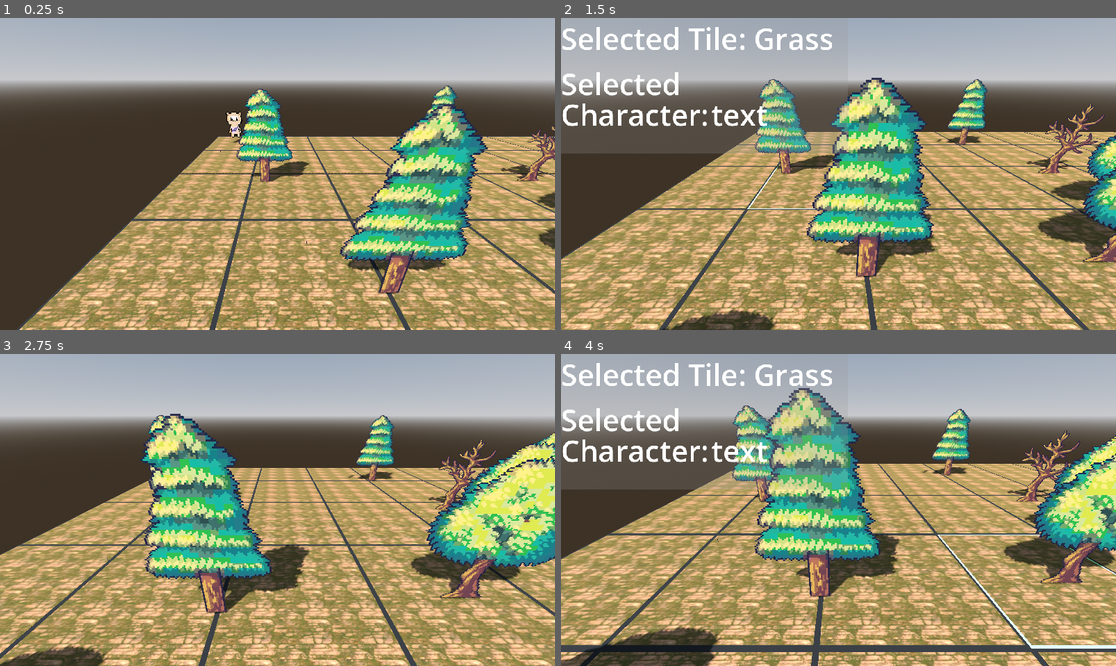
Above: before the commit, frames 1-4 (two rows, left to right).
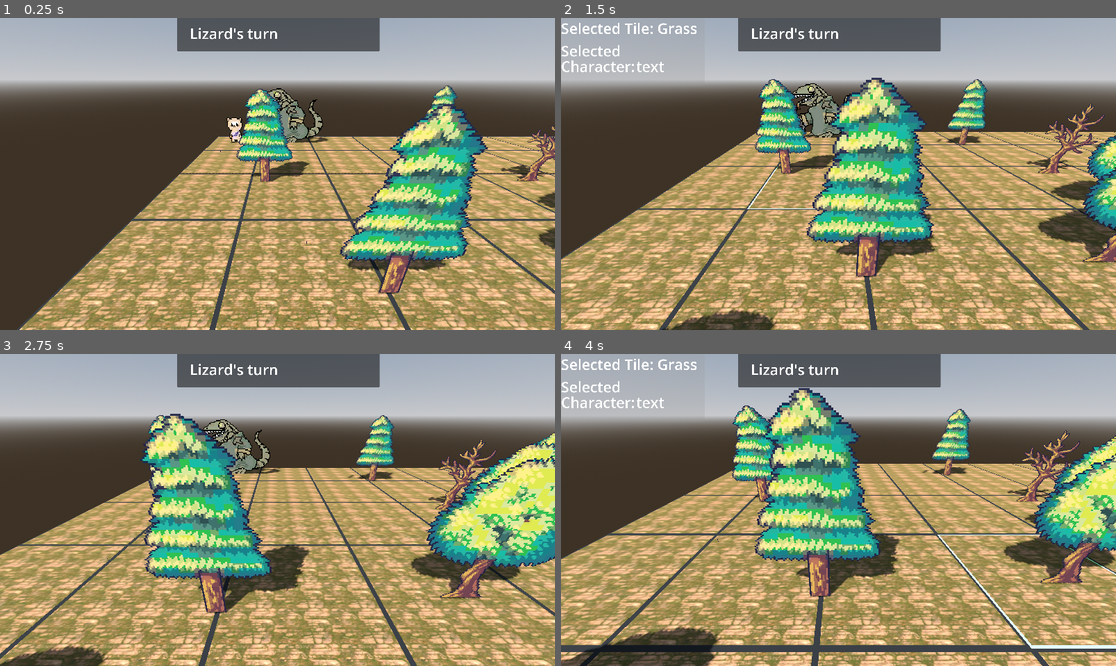
Above: after the commit, the same moments.

Repository: Nashi1337/GameStudio2024
Game: Godot game, scene res://Scenes/battle_map.tscn
Two runs of this game, one before a commit and one after it. Both use one fixed random seed, a clock stepped at 60 frames per second and the inputs below.
Inputs (mouse positions are in pixels of both pictures, inside the frame that each line leads up to):
- Up to frame 1 (0.25 s): no input
- Up to frame 2 (1.5 s): tap Enter at 0.5 s; move the mouse to (960, 158) at 0.52 s; hold D 0.53-1.25 s; tap Q at 0.6 s; click (960, 158) at 0.67 s; drag from (727, 189) to (810, 236) at 1.27 s
- Up to frame 3 (2.75 s): tap Space at 2 s; move the mouse to (333, 441) at 2.02 s; hold D from 2.03 s (still down); tap Shift at 2.1 s; click (333, 441) at 2.17 s
- Up to frame 4 (4 s): release D at 2.75 s; drag from (810, 572) to (672, 463) at 2.77 s; tap Enter at 3.5 s; move the mouse to (1005, 556) at 3.52 s; hold A from 3.53 s (still down); tap Q at 3.6 s; click (1005, 556) at 3.67 s

The runs differ from the first frame. In frame 1, 5.0% of the frame differs, in the area x 31-69%, y 0-41%; in frame 2, 13%, in the area x 0-69%, y 0-44%; in frame 3, 4.9%; in frame 4, 13%.

Commit message:
added lizard sprite and transparency effect to trees if unit is behind

Diff:
--- a/untitled-strategy-rpg/Scenes/battle_map.tscn
+++ b/untitled-strategy-rpg/Scenes/battle_map.tscn
@@ -1,9 +1,10 @@
-[gd_scene load_steps=8 format=3 uid="uid://52vnqm4yfu2r"]
+[gd_scene load_steps=9 format=3 uid="uid://52vnqm4yfu2r"]
 
 [ext_resource type="Script" path="res://Scripts/battle_map.gd" id="1_jd12p"]
 [ext_resource type="PackedScene" uid="uid://bgbew5ktc0pta" path="res://Scenes/player.tscn" id="2_cglfe"]
 [ext_resource type="Script" path="res://Scripts/camera_3d.gd" id="3_702gt"]
 [ext_resource type="PackedScene" uid="uid://dlenbvi6fcvnw" path="res://Scenes/hud.tscn" id="4_5xraq"]
+[ext_resource type="Script" path="res://Scripts/battle_manager.gd" id="5_wa2n2"]
 
 [sub_resource type="ProceduralSkyMaterial" id="ProceduralSkyMaterial_28tpj"]
 
@@ -19,12 +20,6 @@
 
 [node name="BattleMap" type="Node3D"]
 script = ExtResource("1_jd12p")
-
-[node name="Player" parent="." instance=ExtResource("2_cglfe")]
-
-[node name="Camera3D" type="Camera3D" parent="Player"]
-transform = Transform3D(1, 0, 0, 0, 0.907044, 0.421036, 0, -0.421036, 0.907044, 5, 7, 24.015)
-script = ExtResource("3_702gt")
 
 [node name="DirectionalLight3D" type="DirectionalLight3D" parent="."]
 transform = Transform3D(0.79653, 0.460425, -0.391853, 0, 0.64812, 0.761538, 0.604599, -0.606588, 0.516247, 1, 7, 7)
@@ -42,3 +37,25 @@
 [node name="CanvasLayer" type="CanvasLayer" parent="."]
 
 [node name="HUD" parent="CanvasLayer" instance=ExtResource("4_5xraq")]
+
+[node name="BattleManager" type="Control" parent="."]
+layout_mode = 3
+anchors_preset = 0
+offset_right = 40.0
+offset_bottom = 40.0
+script = ExtResource("5_wa2n2")
+
+[node name="Units" type="Control" parent="."]
+layout_mode = 3
+anchors_preset = 0
+offset_right = 40.0
+offset_bottom = 40.0
+
+[node name="Player" parent="Units" instance=ExtResource("2_cglfe")]
+unit_name = "Babo"
+
+[node name="Camera3D" type="Camera3D" parent="Units/Player"]
+transform = Transform3D(1, 0, 0, 0, 0.907044, 0.421036, 0, -0.421036, 0.907044, 5, 7, 24.015)
+script = ExtResource("3_702gt")
+
+[editable path="CanvasLayer/HUD"]
--- a/untitled-strategy-rpg/Scenes/hud.tscn
+++ b/untitled-strategy-rpg/Scenes/hud.tscn
@@ -9,29 +9,36 @@
 line_spacing = -20.0
 font_size = 61
 
+[sub_resource type="LabelSettings" id="LabelSettings_f8r85"]
+font_size = 61
+
 [node name="HUD" type="Node2D"]
 
-[node name="Panel" type="Panel" parent="."]
+[node name="InfoBar" type="Panel" parent="."]
 offset_right = 596.0
 offset_bottom = 282.0
+scale = Vector2(0.5, 0.5)
 mouse_filter = 1
 theme = SubResource("Theme_rmpjs")
 theme_override_styles/panel = SubResource("StyleBoxFlat_s7g4m")
 
-[node name="TileInfo" type="Label" parent="Panel"]
+[node name="TileInfo" type="Label" parent="InfoBar"]
+layout_mode = 0
 offset_left = 400.0
 offset_right = 517.0
 offset_bottom = 84.0
 text = "text"
 label_settings = SubResource("LabelSettings_e2mgc")
 
-[node name="SelectedTile" type="Label" parent="Panel"]
+[node name="SelectedTile" type="Label" parent="InfoBar"]
+layout_mode = 0
 offset_right = 117.0
 offset_bottom = 84.0
 text = "Selected Tile:"
 label_settings = SubResource("LabelSettings_e2mgc")
 
-[node name="SelectedCharacter" type="Label" parent="Panel"]
+[node name="SelectedCharacter" type="Label" parent="InfoBar"]
+layout_mode = 0
 offset_top = 94.0
 offset_right = 571.0
 offset_bottom = 242.0
@@ -39,10 +46,27 @@
 Character:"
 label_settings = SubResource("LabelSettings_e2mgc")
 
-[node name="CharacterInfo" type="Label" parent="Panel"]
+[node name="CharacterInfo" type="Label" parent="InfoBar"]
+layout_mode = 0
 offset_left = 312.0
 offset_top = 158.0
 offset_right = 429.0
 offset_bottom = 242.0
 text = "text"
 label_settings = SubResource("LabelSettings_e2mgc")
+
+[node name="TopBar" type="Panel" parent="."]
+offset_left = 368.0
+offset_top = -1.0
+offset_right = 1208.0
+offset_bottom = 139.0
+scale = Vector2(0.5, 0.5)
+
+[node name="ActiveCharacter" type="Label" parent="TopBar"]
+layout_mode = 0
+offset_left = 52.0
+offset_top = 24.0
+offset_right = 782.0
+offset_bottom = 108.0
+text = "Whose turn is it anyway?"
+label_settings = SubResource("LabelSettings_f8r85")
--- a/untitled-strategy-rpg/Scenes/player.tscn
+++ b/untitled-strategy-rpg/Scenes/player.tscn
@@ -3,9 +3,8 @@
 [ext_resource type="Texture2D" uid="uid://odcvaohl0hlb" path="res://Assets/BaboSpriteSheet.png" id="1_tfq7n"]
 [ext_resource type="Script" path="res://Scripts/player.gd" id="1_xwwi5"]
 
-[sub_resource type="CapsuleShape3D" id="CapsuleShape3D_q6a20"]
-radius = 1.435
-height = 3.804
+[sub_resource type="BoxShape3D" id="BoxShape3D_1nyh1"]
+size = Vector3(1.44049, 3.04773, 1)
 
 [sub_resource type="Curve3D" id="Curve3D_56o72"]
 _data = {
@@ -15,13 +14,14 @@
 point_count = 1
 up_vector_enabled = false
 
-[node name="Player" type="Node3D"]
+[node name="Player" type="Node3D" groups=["units"]]
 script = ExtResource("1_xwwi5")
 
 [node name="RigidBody3D" type="RigidBody3D" parent="."]
 
 [node name="CollisionShape3D" type="CollisionShape3D" parent="RigidBody3D"]
-shape = SubResource("CapsuleShape3D_q6a20")
+transform = Transform3D(1, 0, 0, 0, 1, 0, 0, 0, 1, -0.00723267, 0.250671, 0)
+shape = SubResource("BoxShape3D_1nyh1")
 
 [node name="Path3D" type="Path3D" parent="RigidBody3D"]
 curve = SubResource("Curve3D_56o72")
--- a/untitled-strategy-rpg/Scenes/tree.tscn
+++ b/untitled-strategy-rpg/Scenes/tree.tscn
@@ -1,9 +1,14 @@
-[gd_scene load_steps=2 format=3 uid="uid://cn72r2f758l85"]
+[gd_scene load_steps=4 format=3 uid="uid://cn72r2f758l85"]
 
 [ext_resource type="Texture2D" uid="uid://ccblfoagqgr2o" path="res://Assets/Tree_SpriteSheet_Outlined.png" id="1_6egpc"]
+[ext_resource type="Script" path="res://Scripts/tree.gd" id="1_h6ldj"]
+
+[sub_resource type="BoxShape3D" id="BoxShape3D_3l73c"]
+size = Vector3(1, 1, 0.888184)
 
 [node name="Tree" type="Node3D"]
 transform = Transform3D(6, 0, 0, 0, 6, 0, 0, 0, 6, 0, 0.637938, 0)
+script = ExtResource("1_h6ldj")
 
 [node name="Sprite3D" type="Sprite3D" parent="."]
 alpha_cut = 2
@@ -13,3 +18,15 @@
 frame = 1
 region_enabled = true
 region_rect = Rect2(0, 0, 448, 128)
+
+[node name="Area3D" type="Area3D" parent="."]
+input_ray_pickable = false
+
+[node name="CollisionShape3D" type="CollisionShape3D" parent="Area3D"]
+transform = Transform3D(1, 0, 0, 0, 1, 0, 0, 0, 1, 0, 0, -0.0213016)
+shape = SubResource("BoxShape3D_3l73c")
+
+[connection signal="area_entered" from="Area3D" to="." method="_on_area_3d_area_entered"]
+[connection signal="area_exited" from="Area3D" to="." method="_on_area_3d_area_exited"]
+[connection signal="body_entered" from="Area3D" to="." method="_on_area_3d_body_entered"]
+[connection signal="body_exited" from="Area3D" to="." method="_on_area_3d_body_exited"]
--- /dev/null
+++ b/untitled-strategy-rpg/Scenes/unit.tscn
@@ -0,0 +1,41 @@
+[gd_scene load_steps=5 format=3 uid="uid://bg3081dkxjk46"]
+
+[ext_resource type="Script" path="res://Scripts/player.gd" id="1_qs01i"]
+[ext_resource type="Texture2D" uid="uid://c8sanmgkkxlx1" path="res://Assets/Lizard.png" id="2_tnq81"]
+
+[sub_resource type="BoxShape3D" id="BoxShape3D_r1mxn"]
+size = Vector3(2.9812, 3.16309, 2.35669)
+
+[sub_resource type="Curve3D" id="Curve3D_56o72"]
+_data = {
+"points": PackedVector3Array(0, 0, 0, 0, 0, 0, 0, 0, 0),
+"tilts": PackedFloat32Array(0)
+}
+point_count = 1
+up_vector_enabled = false
+
+[node name="Unit" type="Node3D" groups=["units"]]
+transform = Transform3D(0.25, 0, 0, 0, 0.25, 0, 0, 0, 0.25, 0, 1.52239, 0)
+script = ExtResource("1_qs01i")
+
+[node name="RigidBody3D" type="RigidBody3D" parent="." groups=["units"]]
+
+[node name="CollisionShape3D" type="CollisionShape3D" parent="RigidBody3D"]
+transform = Transform3D(1.92, 0, 0, 0, 1.92, 0, 0, 0, 1.92, 0.322734, -0.304688, -0.281484)
+shape = SubResource("BoxShape3D_r1mxn")
+
+[node name="Path3D" type="Path3D" parent="RigidBody3D"]
+curve = SubResource("Curve3D_56o72")
+
+[node name="PathFollow3D" type="PathFollow3D" parent="RigidBody3D/Path3D"]
+rotation_mode = 0
+loop = false
+
+[node name="Sprite3D" type="Sprite3D" parent="RigidBody3D/Path3D/PathFollow3D"]
+pixel_size = 0.1
+billboard = 2
+alpha_cut = 2
+texture_filter = 2
+texture = ExtResource("2_tnq81")
+
+[connection signal="input_event" from="RigidBody3D" to="." method="_on_rigid_body_3d_input_event"]
--- /dev/null
+++ b/untitled-strategy-rpg/Scripts/battle_manager.gd
@@ -0,0 +1,40 @@
+extends Control
+
+var active_character = null;
+var turn_order = []
+@onready var active_unit_label = get_node("/root/BattleMap/CanvasLayer/HUD/TopBar/ActiveCharacter")
+@onready var battle_map = get_node("/root/BattleMap")
+
+func _ready() -> void:
+	battle_map.create_grid()
+	battle_map.place_units()
+	determine_turn_order()
+
+func determine_turn_order() -> void:
+	turn_order.clear()
+
+	var units = get_node("/root/BattleMap/Units").get_children()
+	print(units)
+	for unit in units:
+		if unit.has_method("get_initiative"):
+			turn_order.append(unit)
+
+	turn_order.sort_custom(compare_initiative)
+
+	active_character=turn_order[0]
+	active_unit_label.text = active_character.get_unit_name() + "'s turn"
+	print(turn_order)
+
+func compare_initiative(unit1, unit2) -> int:
+	var initiative1 = unit1.get_initiative()
+	var initiative2 = unit2.get_initiative()
+
+	return initiative2 - initiative1
+
+func next_turn() -> void:
+	var current_unit = turn_order.pop_front()
+	turn_order.append(current_unit)
+
+	active_character = turn_order[0]
+	active_unit_label.text = active_character.get_unit_name() + "'s turn"
+	print("Next active character: ", active_character.name)
--- a/untitled-strategy-rpg/Scripts/battle_map.gd
+++ b/untitled-strategy-rpg/Scripts/battle_map.gd
@@ -5,21 +5,19 @@
 var tile_spacing = 6.0  # The space between each tile
 
 # Tile mesh (can be set in the editor or loaded via script)
-var tile_scene : PackedScene
+#@onready var tile_scene : PackedScene = preload("res://Scenes/ground_tile.tscn")
+#@onready var unit_scene : PackedScene = preload("res://Scenes/unit.tscn")
 var selected_unit : Node3D = null
-@onready var hud_character_info = get_tree().root.get_node("BattleMap/CanvasLayer/HUD/Panel/CharacterInfo")
-
-func _ready():
-	tile_scene = preload("res://Scenes/ground_tile.tscn")  # Load a tile scene (create a separate scene for a single tile)
-	create_grid()
+@onready var hud_character_info = get_tree().root.get_node("BattleMap/CanvasLayer/HUD/InfoBar/CharacterInfo")
 
 func create_grid():
+	var tile_scene : PackedScene = preload("res://Scenes/ground_tile.tscn")
 	for x in range(grid_size.x):
 		for y in range(grid_size.y):
 			var tile_instance = tile_scene.instantiate()
-			add_child(tile_instance)
+			add_child.call_deferred(tile_instance)
 			tile_instance.add_to_group("tiles")
-			# Position the tile
+
 			tile_instance.transform.origin = Vector3(x * tile_spacing, 0, y * tile_spacing)
 
 			if tile_instance.has_method("set_coordinates"):
@@ -35,3 +33,15 @@
 
 func get_selected_unit():
 	return selected_unit
+
+func place_units() -> void:
+	var unit_scene : PackedScene = preload("res://Scenes/unit.tscn")
+	var unit = unit_scene.instantiate()
+	unit.position = Vector3(6,1.5,0)
+	get_tree().root.get_node("BattleMap/Units").add_child(unit)
+	unit.scale = Vector3(0.25,0.25,0.25)
+	unit.add_to_group("units")
+	unit.give_name("Lizard")
+	unit.set_initiative(randi() % 10)
+	unit.set_move_range(randi() % 5)
+	unit.set_is_enemy(true)
--- a/untitled-strategy-rpg/Scripts/ground_tile.gd
+++ b/untitled-strategy-rpg/Scripts/ground_tile.gd
@@ -13,15 +13,15 @@
 @onready var border : MeshInstance3D
 @onready var game_manager = get_node("/root/BattleMap")
 @onready var tree_scene = preload("res://Scenes/tree.tscn")
-@onready var hud = get_tree().root.get_node("BattleMap/CanvasLayer/HUD")
-@onready var hud_tile_info = get_tree().root.get_node("BattleMap/CanvasLayer/HUD/Panel/TileInfo")
+@onready var infobar = get_tree().root.get_node("BattleMap/CanvasLayer/HUD/InfoBar")
+@onready var hud_tile_info = get_tree().root.get_node("BattleMap/CanvasLayer/HUD/InfoBar/TileInfo")
 @onready var camera = get_viewport().get_camera_3d()
 
 func _ready() -> void:
 	type = "Grass"
 	maybe_spawn_tree()
 	setup_border()
-	hud.visible = false
+	infobar.visible = false
 
 func setup_border():
 	border = $Border
@@ -43,8 +43,6 @@
 		var random_pos = Vector3(randf() * 1.0 -0.5, 0, randf() * 1.0 - 0.5)
 		tree_instance.position = Vector3(random_pos.x,33,random_pos.z)
 
-		print("Tree spawned with frame: ", tree_sprite.frame)
-
 func set_coordinates(coords: Vector2):
 	grid_coordinates = coords
 
@@ -61,15 +59,15 @@
 	mouse_over = true
 	border_material.albedo_color = highlight_color
 	hud_tile_info.text = type
-	hud.visible = true
+	infobar.visible = true
 
 func _on_static_body_3d_mouse_exited() -> void:
 	if mouse_over and not in_range:
 		remove_highlight()
-		hud.visible = false
+		infobar.visible = false
 		mouse_over=false
 	elif mouse_over and in_range:
-		hud.visible = false
+		infobar.visible = false
 		mouse_over = false
 		highlight()
 
@@ -78,4 +76,5 @@
 	border_material.albedo_color = in_range_color
 
 func remove_highlight():
+	in_range = false
 	border_material.albedo_color = original_color
--- a/untitled-strategy-rpg/Scripts/player.gd
+++ b/untitled-strategy-rpg/Scripts/player.gd
@@ -4,14 +4,21 @@
 var path_follow : PathFollow3D
 var selected_tile = null
 @onready var game_manager = get_node("/root/BattleMap")
-@onready var hud_character_info = get_tree().root.get_node("BattleMap/CanvasLayer/HUD/Panel/TileInfo")
+@onready var battle_manager = get_node("/root/BattleMap/BattleManager")
+@onready var hud_character_info = get_tree().root.get_node("BattleMap/CanvasLayer/HUD/InfoBar/TileInfo")
 var path_total_length: float = 0.0
 var go = false
-var move_range = 5
+@export var unit_name = ""
+@export var move_range = 5
+@export var initiative = 7
+@export var enemy = false
 var player_grid_position = Vector2(0,0)
+
+signal turn_started
 
 func _ready():
 	path_follow = $RigidBody3D/Path3D/PathFollow3D
+	add_to_group("units")
 
 func on_tile_clicked(tile):
 	if selected and tile.is_highlighted():
@@ -50,6 +57,8 @@
 			game_manager.call("select_unit", null)
 			go = false
 			path_follow.progress = path_total_length
+			battle_manager.next_turn()
+			remove_all_highlights()
 
 
 func _on_rigid_body_3d_input_event(camera: Node, event: InputEvent, event_position: Vector3, normal: Vector3, shape_idx: int) -> void:
@@ -70,3 +79,21 @@
 
 func calculate_manhattan_distance(start_coords:Vector2, target_coords:Vector2)-> int:
 	return abs(start_coords.x - target_coords.x) + abs(start_coords.y - target_coords.y)
+
+func get_initiative() -> int:
+	return initiative
+
+func get_unit_name() -> String:
+	return unit_name
+
+func give_name(name:String) -> void:
+	unit_name = name
+
+func set_initiative(value:int):
+	initiative = value
+
+func set_move_range(value:int):
+	move_range = value
+
+func set_is_enemy(value:bool):
+	enemy = value
--- /dev/null
+++ b/untitled-strategy-rpg/Scripts/tree.gd
@@ -0,0 +1,41 @@
+extends Node3D
+
+@onready var tree_sprite = $Sprite3D
+var units_behind_tree = []
+
+func _on_area_3d_area_entered(area: Area3D) -> void:
+	if area.is_in_group("units"):
+		print("there is someone here")
+		units_behind_tree.append(area)
+		update_tree_opacity()
+
+
+func _on_area_3d_area_exited(area: Area3D) -> void:
+	if area.is_in_group("units"):
+		units_behind_tree.erase(area)
+		update_tree_opacity()
+
+func update_tree_opacity():
+	if units_behind_tree.size() > 0:
+		make_tree_transparent()
+	else:
+		make_tree_opaque()
+
+func make_tree_transparent():
+	tree_sprite.modulate.a = 0.2
+
+func make_tree_opaque():
+	tree_sprite.modulate.a = 1.0
+
+func _on_area_3d_body_entered(body: Node3D) -> void:
+	if body.is_in_group("units"):
+		print("there is someone here")
+		units_behind_tree.append(body)
+		update_tree_opacity()
+
+
+func _on_area_3d_body_exited(body: Node3D) -> void:
+	if body.is_in_group("units"):
+		print("exit")
+		units_behind_tree.erase(body)
+		update_tree_opacity()
Binary file added: untitled-strategy-rpg/Assets/Lizard.png
Not shown, added: untitled-strategy-rpg/Assets/Lizard.png.import
Not shown: 1 places in untitled-strategy-rpg/Scenes/hud.tscn that only renumber resources
